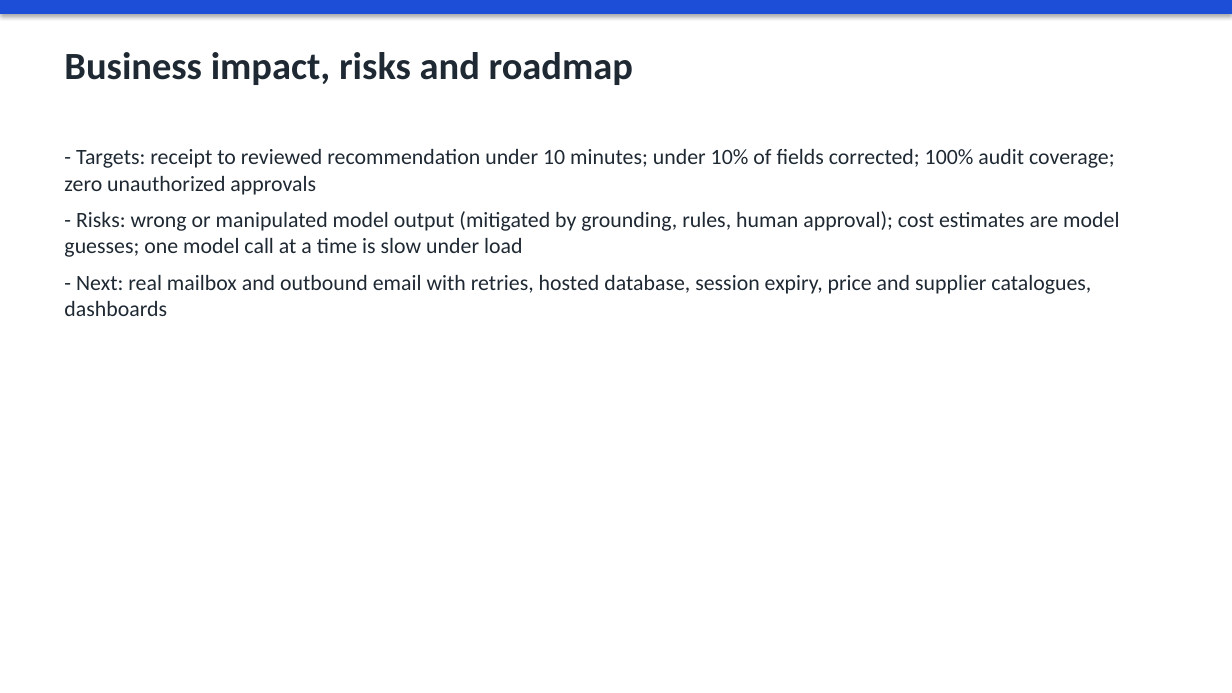
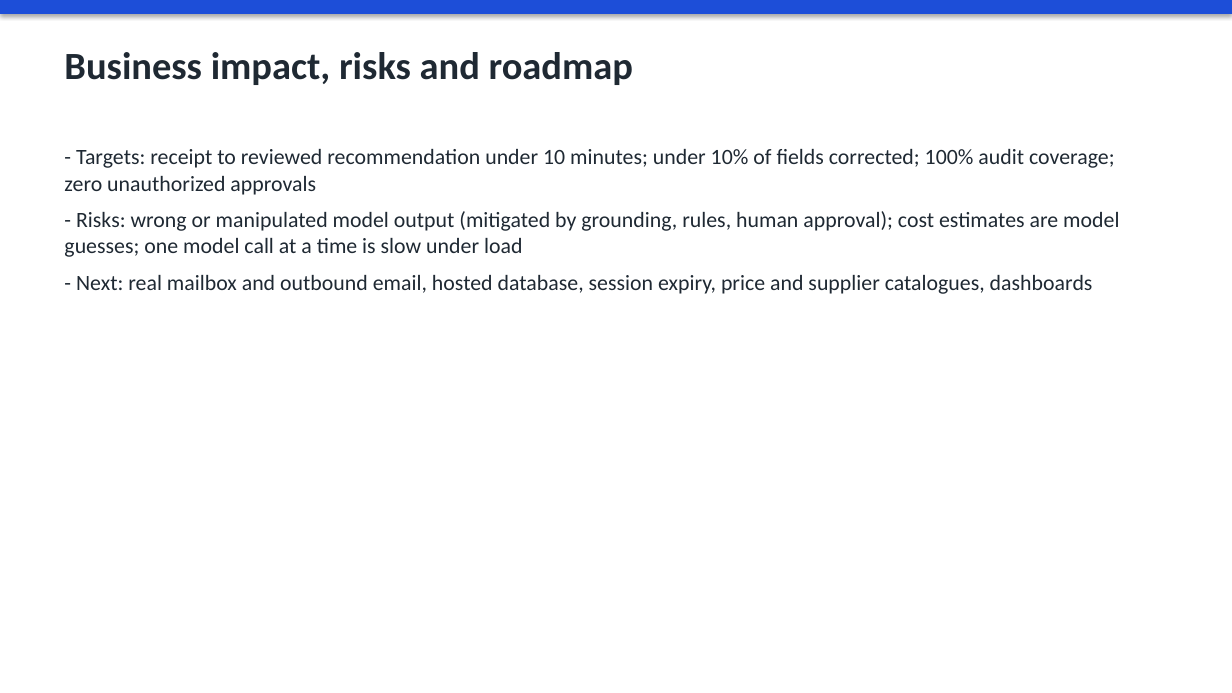
Before and after one commit to soniksarungale/opspilot, a slide deck: slide 10 of docs/OpsPilot.pptx. Drawn at 1232x693 pixels with LibreOffice and Linux fonts; fonts in the diff are those of the drawing. Boxes give left, top, right and bottom in pixels: in the first picture for what was removed or moved away, otherwise in the second. Text is boxed around its words. In the diff, an @@ line names an element or a change of style, - is before the commit and + after.

```diff
--- a/docs/OpsPilot.pptx
+++ b/docs/OpsPilot.pptx
@@ text at (x1=76, y1=275, x2=1093, y2=294): text changed @@
-- Next: real mailbox and outbound email with retries, hosted database, session expiry, price and supplier catalogues, dashboards
+- Next: real mailbox and outbound email, hosted database, session expiry, price and supplier catalogues, dashboards
```
Also in this commit, not shown: 4 other slides changed, 2 other files.
